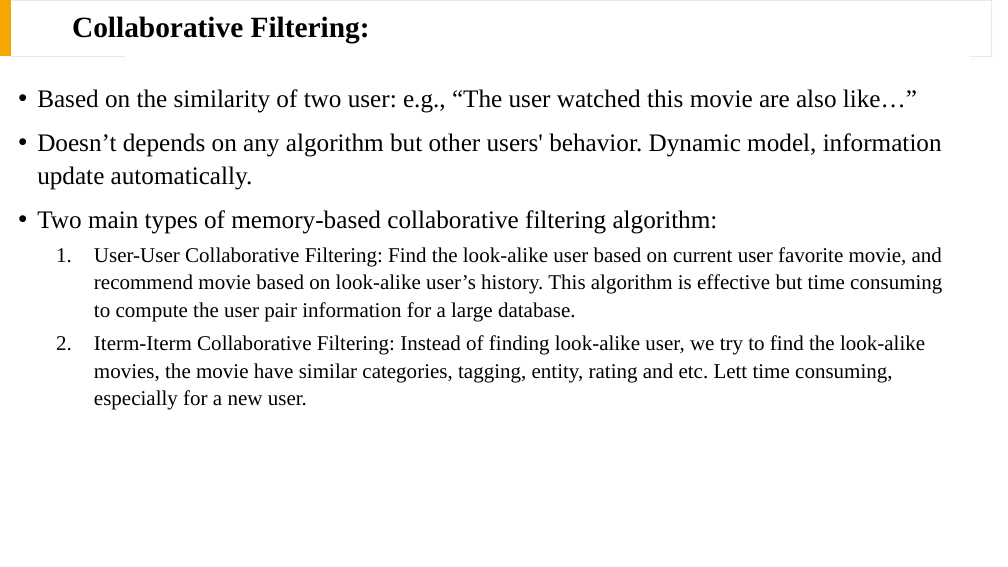
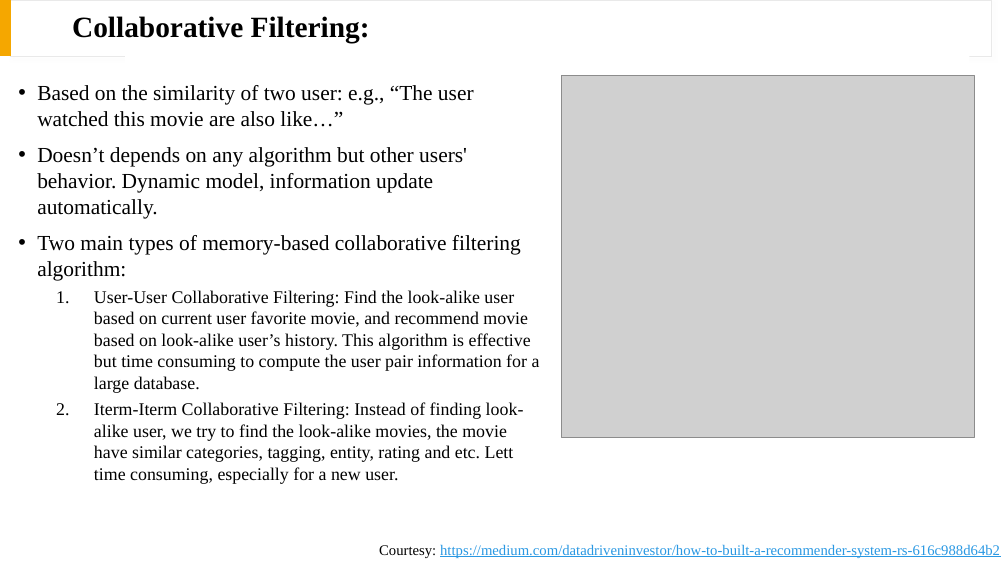
Before and after one commit to drago1234/CSE5525-Final-Project, a slide deck: slide 7 of presentation.pptx (slide 10 before the commit). Drawn at 1008x567 pixels with LibreOffice and Linux fonts; fonts in the diff are those of the drawing; grey boxes stand for pictures. Boxes give left, top, right and bottom in pixels: in the first picture for what was removed or moved away, otherwise in the second. Text is boxed around its words. In the diff, an @@ line names an element or a change of style, - is before the commit and + after.

```diff
--- a/presentation.pptx
+++ b/presentation.pptx
@@ text "Based on the similarity of ..." at (37, 85, 540, 484): size 24 to 20.4 pt in "Based on the similarity of two user: ...", "Doesn’t depends on any algorithm but other ...", "Two main types of memory-based collaborative filtering ..."; size 20 to 17 pt in "User-User Collaborative Filtering: Find the look-alike user ...", "Iterm-Iterm Collaborative Filtering: Instead of finding look ..."; line spacing 1.1 to 1 @@
@@ picture added at (562, 76, 975, 437) @@
@@ text added at (379, 544, 1000, 558), 14 pt, text #2998E3, underline @@
+Courtesy: https://medium.com/datadriveninvestor/how-to-built-a-recommender-system-rs-616c988d64b2
```
Also in this commit, not shown: 2 other slides changed, 4 slides added, 12 slides removed, 2 other files.
